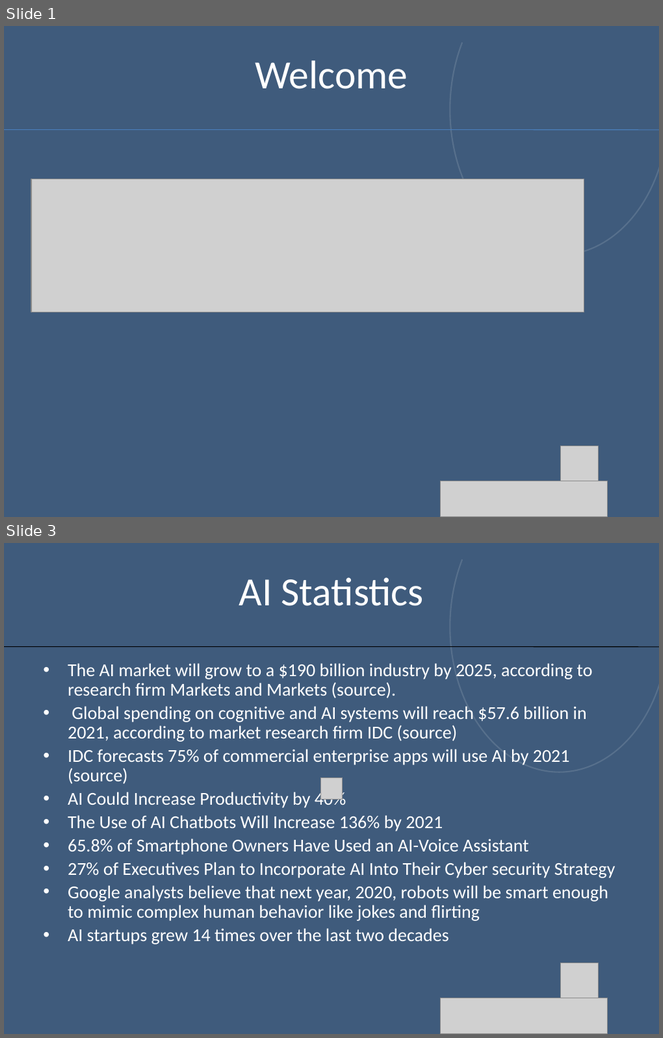
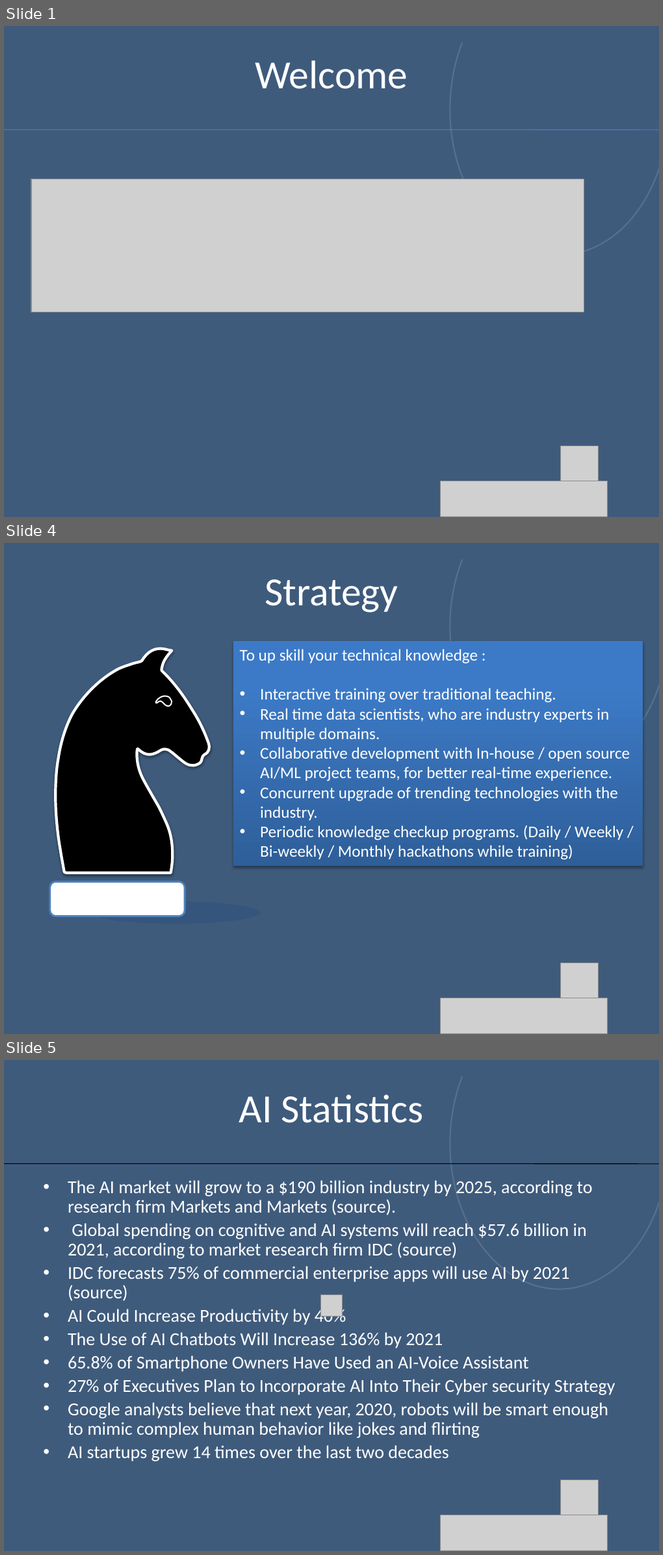
Before and after one commit to aimlearnings/DataScience, a slide deck: Introduction.pptx. Shown one above the other, each under a label of ours: slides 1 and 3 before the commit, slides 1, 4 and 5 after it; the slides between them are not shown. The pictures are 663x1038 and 663x1555 pixels, drawn with LibreOffice and Linux fonts; fonts in the diff are those of the drawing; grey boxes stand for pictures; background and template pictures are left out; a plain dark background stands for a picture behind light text. Boxes give left, top, right and bottom in pixels: in the first picture for what was removed or moved away, otherwise in the second. Text is boxed around its words. In the diff, an @@ line names an element or a change of style, - is before the commit and + after.

```diff
--- a/Introduction.pptx
+++ b/Introduction.pptx
@@ slide 4 added at (x1=4, y1=543, x2=659, y2=1034), background picture (left out); not listed: 2 template elements that a slide beside it also shows @@
@@ text added at (x1=265, y1=579, x2=399, y2=613), 44 pt, text #FFFFFF @@
+Strategy
@@ freeform shape added at (x1=55, y1=648, x2=211, y2=873), fill #000000, outline #FFFFFF 3 pt @@
@@ rectangle added at (x1=233, y1=641, x2=643, y2=866), fill gradient #2F5F99 to #3D7CC7 to #3A7CCB, 18 pt, text #FFFFFF @@
+To up skill your technical knowledge :
+• Interactive training over traditional teaching.
+• Real time data scientists, who are industry experts in multiple domains.
+• Collaborative development with In-house / open source AI/ML project teams, for better real-time experience.
+• Concurrent upgrade of trending technologies with the industry.
+• Periodic knowledge checkup programs. (Daily / Weekly / Bi-weekly / Monthly hackathons while training)
@@ freeform shape added at (x1=157, y1=696, x2=172, y2=706), fill #000000 @@
@@ rounded rectangle added at (x1=50, y1=882, x2=185, y2=917), fill #FFFFFF, outline #4F81BD 2 pt @@
@@ ellipse added at (x1=91, y1=902, x2=260, y2=925), fill #1F497D at 30% opacity @@
@@ picture added at (x1=561, y1=964, x2=598, y2=1001) @@
@@ picture added at (x1=441, y1=999, x2=607, y2=1034) @@
@@ what was slide 3 is now slide 5 @@
```
Also in this commit, not shown: 2 other slides added, 1 slide removed, 4 other files.
